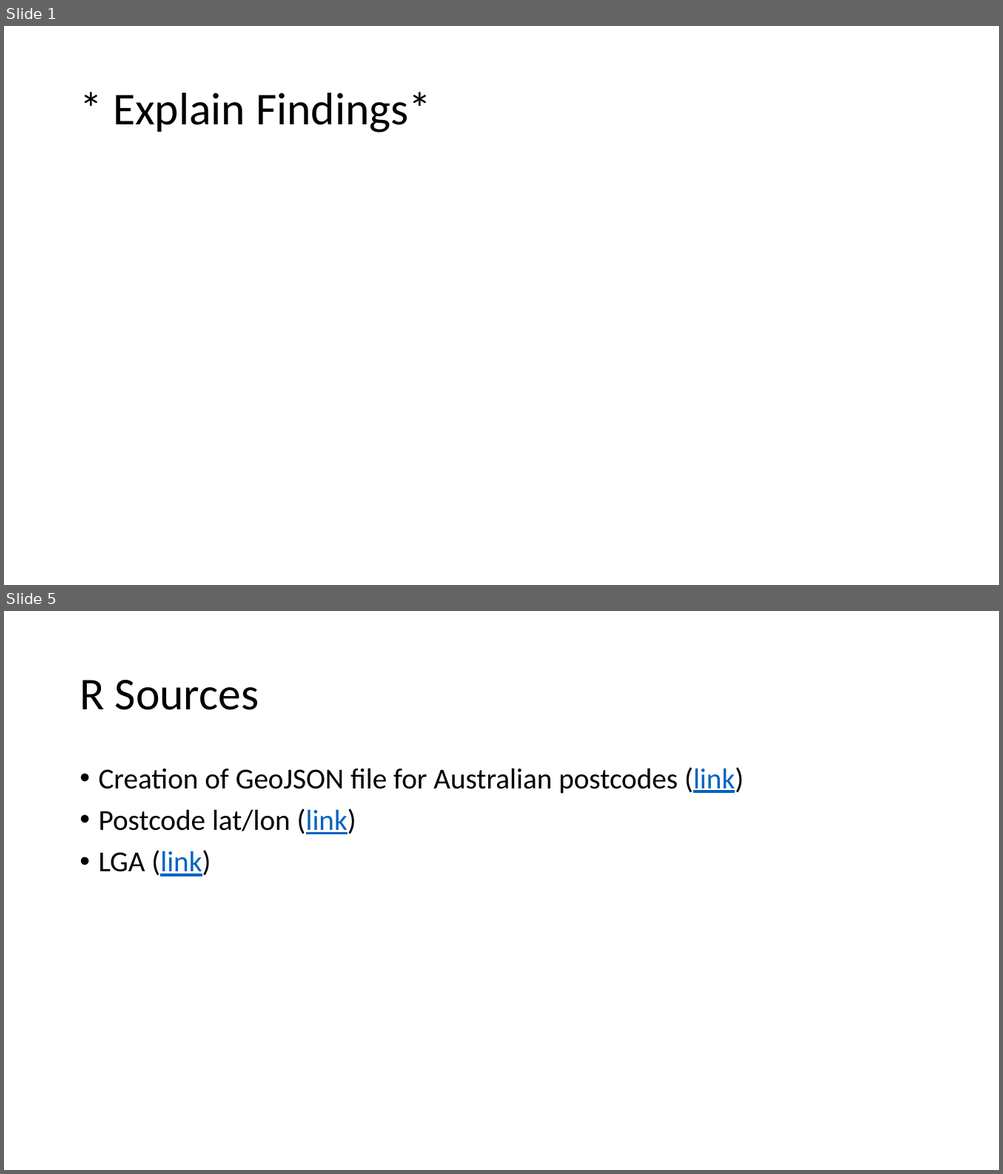
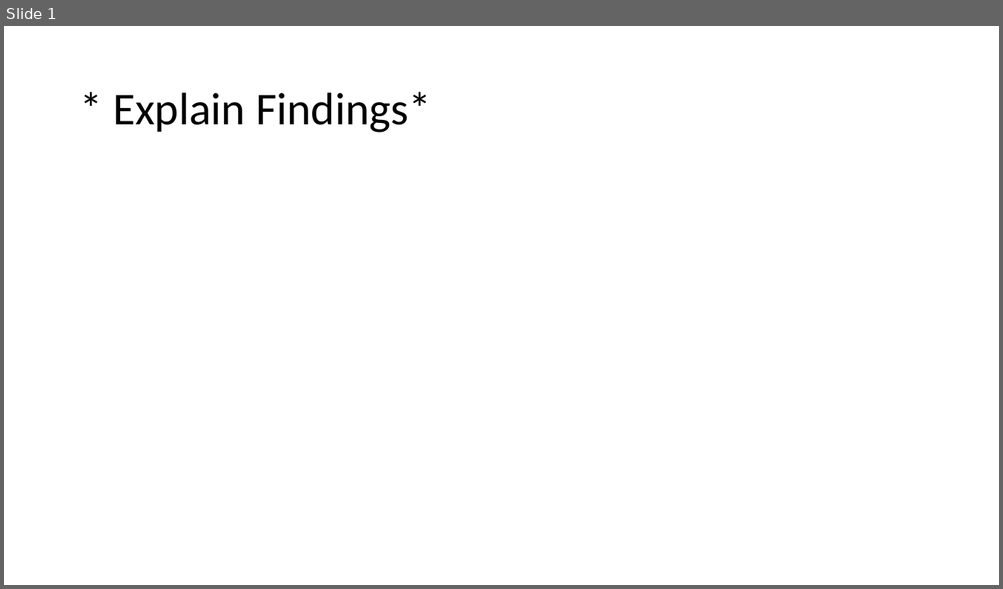
Before and after one commit to vdencarnacion/probset, a slide deck: final_presentation.pptx. Shown one above the other, each under a label of ours: slides 1 and 5 before the commit, slide 1 after it; the slides between them are not shown. The pictures are 1003x1174 and 1003x589 pixels, drawn with LibreOffice and Linux fonts; fonts in the diff are those of the drawing. Boxes give left, top, right and bottom in pixels: in the first picture for what was removed or moved away, otherwise in the second. Text is boxed around its words. In the diff, an @@ line names an element or a change of style, - is before the commit and + after.

```diff
--- a/final_presentation.pptx
+++ b/final_presentation.pptx
@@ slide 5 removed at [4,611,999,1170], background #FFFFFF @@
@@ title removed at [79,680,259,710] @@
-R Sources
@@ text removed at [99,767,743,877] @@
-• Creation of GeoJSON file for Australian postcodes (link)
-• Postcode lat/lon (link)
-• LGA (link)
```
Also in this commit, not shown: 3 slides changed, 1 slide added, 4 other files.
